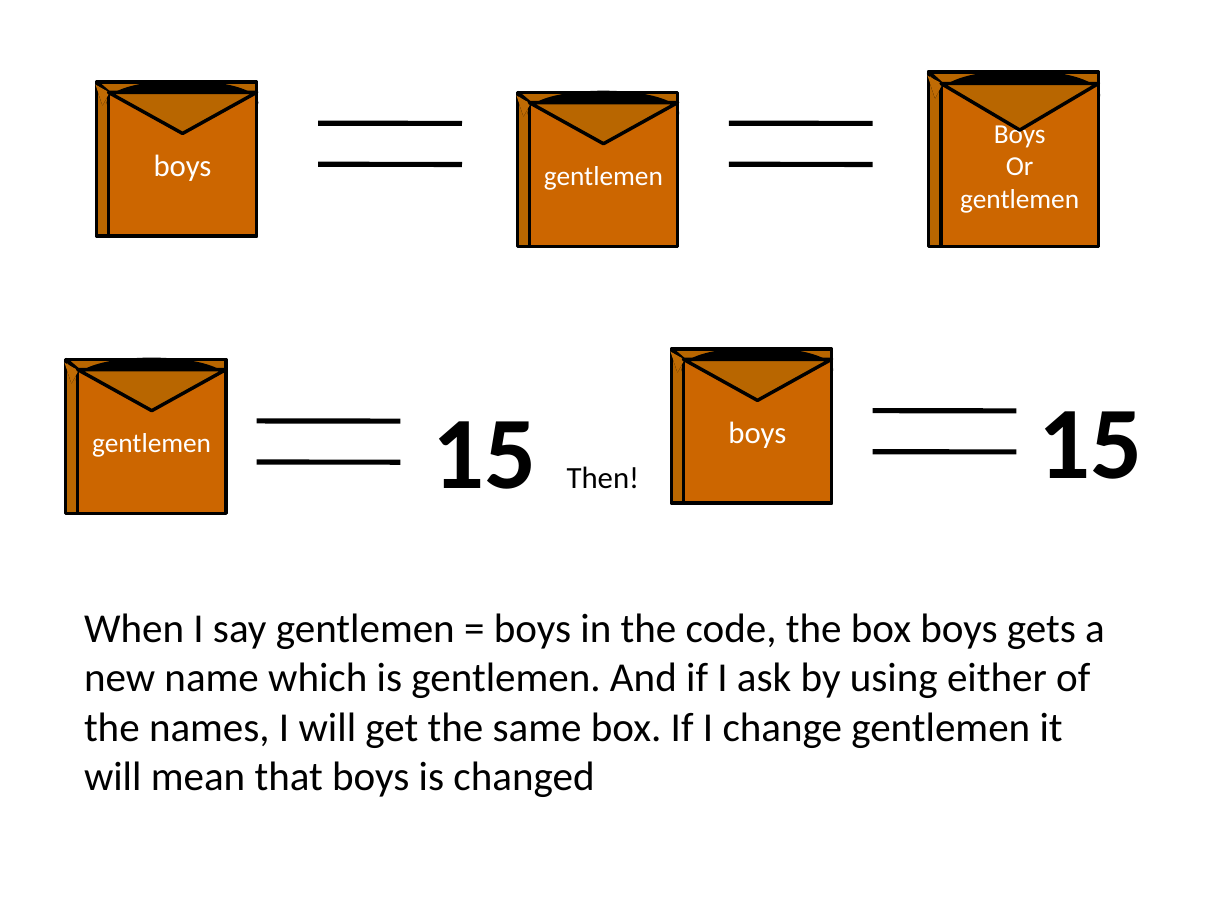
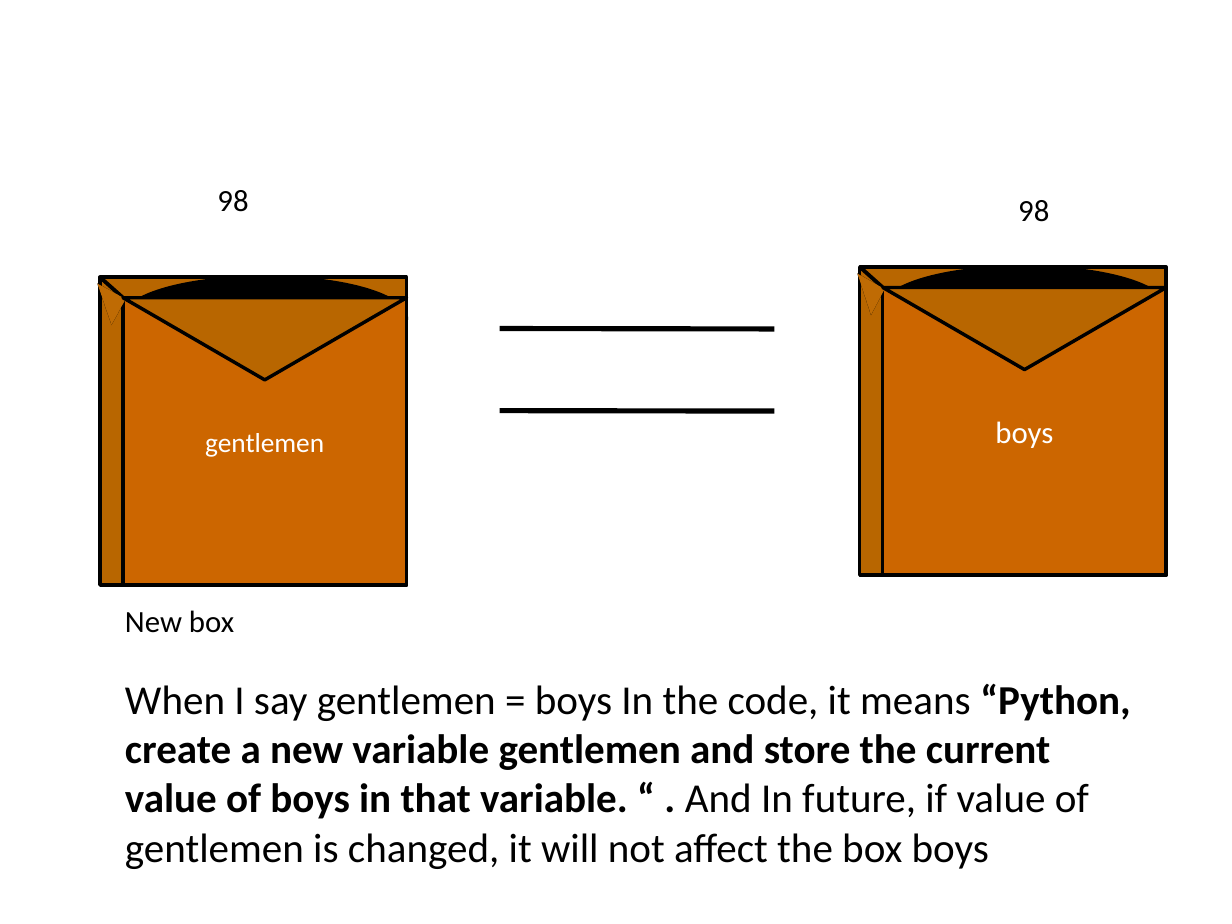
Before and after one commit to Anishkbansal/Talk-With-Computer, a slide deck: slide 3 of powerpoint resources/variable explained.pptx. Drawn at 1232x924 pixels with LibreOffice and Linux fonts; fonts in the diff are those of the drawing. Boxes give left, top, right and bottom in pixels: in the first picture for what was removed or moved away, otherwise in the second. Text is boxed around its words. In the diff, an @@ line names an element or a change of style, - is before the commit and + after.

```diff
--- a/powerpoint resources/variable explained.pptx
+++ b/powerpoint resources/variable explained.pptx
@@ group removed at [924,71,1099,246]: 2 rectangles, 2 triangles, 1 ellipse, 1 line @@
-Boys
-Or
-gentlemen
@@ line removed from (729, 123) to (872, 123) @@
@@ line removed from (729, 164) to (872, 165) @@
@@ text added at [217,190,248,212], 18 pt, text #000000 @@
+98
@@ text added at [1018,200,1049,222], 18 pt, text #000000 @@
+98
@@ line moved from (96, 83) - (108, 92) to (860, 267) - (883, 287) @@
@@ rectangle: place and size @@
-rectangle at [96,83,256,237]
+rectangle at [860,267,1167,575]
@@ ellipse: place and size @@
-ellipse at [108,83,256,123]
+ellipse at [883,267,1167,350]
@@ triangle: place and size @@
-triangle at [514,97,533,118]
+triangle at [92,287,131,328]
@@ rectangle: place and size @@
-rectangle at [517,92,678,246]
+rectangle at [100,277,407,585]
@@ line moved from (517, 92) - (530, 102) to (100, 277) - (123, 298) @@
@@ rectangle "gentlemen": place and size @@
-rectangle "gentlemen" at [530,102,678,246]
+rectangle "gentlemen" at [123,298,407,585]
@@ ellipse: place and size @@
-ellipse at [530,92,678,133]
+ellipse at [123,277,407,360]
@@ triangle: place and size @@
-triangle at [530,102,678,143]
+triangle at [123,298,407,381]
@@ triangle: place and size @@
-triangle at [92,87,112,108]
+triangle at [853,277,891,318]
@@ rectangle "boys": place and size @@
-rectangle "boys" at [108,92,256,237]
+rectangle "boys" at [883,287,1167,574]
@@ triangle: place and size @@
-triangle at [108,92,256,133]
+triangle at [883,287,1167,370]
@@ line moved from (318, 123) - (462, 123) to (500, 329) - (775, 329) @@
@@ group removed at [62,360,225,514]: 2 rectangles, 2 triangles, 1 ellipse, 1 line @@
-gentlemen
@@ group removed at [668,349,832,504]: 2 rectangles, 2 triangles, 1 ellipse, 1 line @@
-boys
@@ line moved from (318, 164) - (462, 165) to (500, 410) - (775, 411) @@
@@ line removed from (872, 410) to (1016, 411) @@
@@ text removed at [1039,411,1143,479] @@
-15
@@ line removed from (256, 421) to (400, 421) @@
@@ text removed at [433,421,537,489] @@
-15
@@ line removed from (256, 462) to (400, 462) @@
@@ text removed at [567,466,640,489] @@
-Then!
@@ line removed from (872, 452) to (1016, 452) @@
@@ text removed at [84,613,1105,797] @@
-When I say gentlemen = boys in the code, the box boys gets a new name which is gentlemen. And if I ask by using either of the names, I will get the same box. If I change gentlemen it will mean that boys is changed
@@ text added at [125,610,234,633], 18 pt, text #000000 @@
+New box
@@ text added at [125,684,1130,869], 24 pt, text #000000 @@
+When I say gentlemen = boys In the code, it means “Python, create a new variable gentlemen and store the current value of boys in that variable. “ . And In future, if value of gentlemen is changed, it will not affect the box boys
```
Also in this commit, not shown: 2 other slides changed, 2 slides added, 26 other files.
